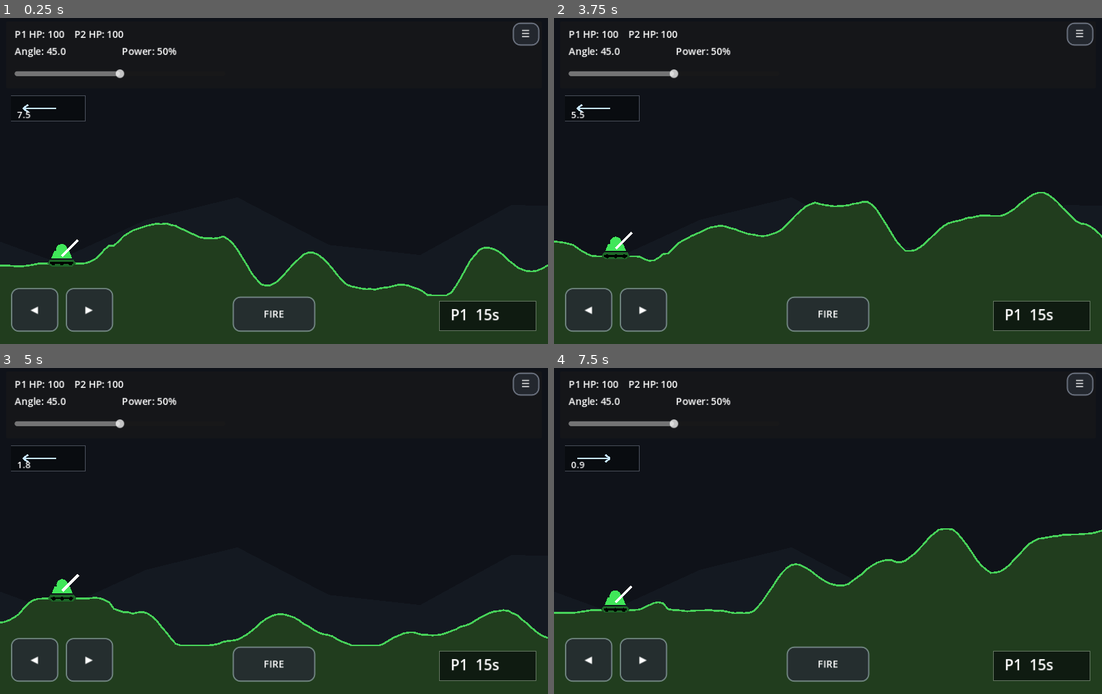
Above: before the commit, frames 1-4 (two rows, left to right).
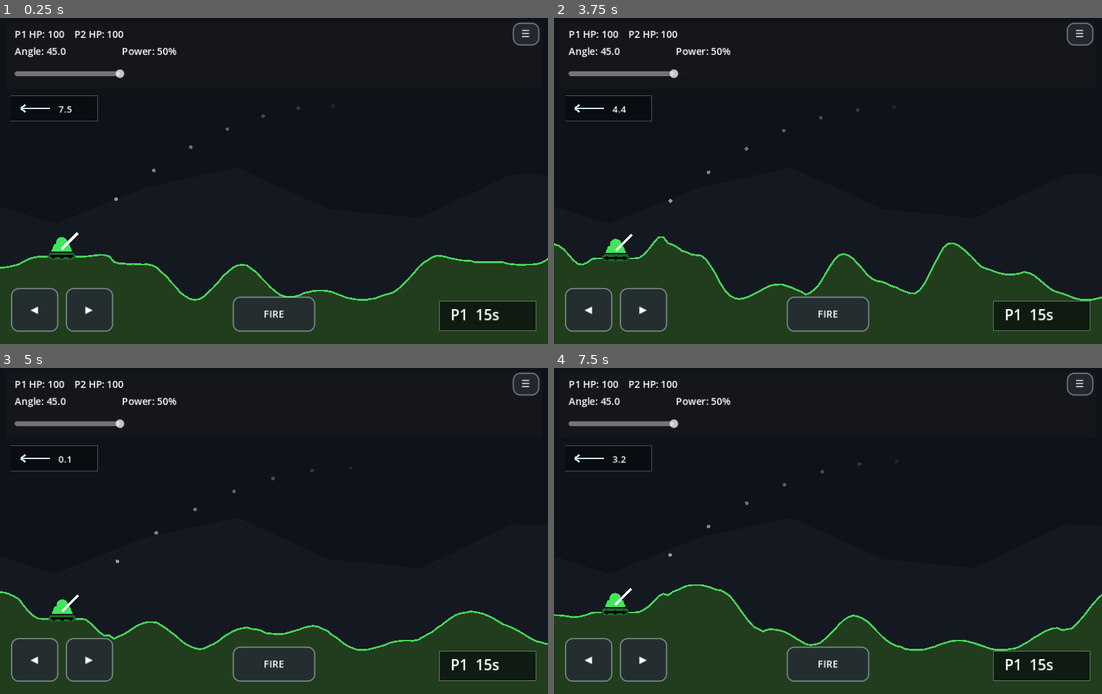
Above: after the commit, the same moments.

Repository: nwrowe/tilt-tanks
Game: Godot game, scene res://scenes/Main.tscn
Same seed, same stepped clock (60 frames per second), same inputs: the game is played once before the commit and once after it.
Inputs:
- Up to frame 1 (0.25 s): no input
- Up to frame 2 (3.75 s): click "☰" at 0.5 s; click "◀" at 1.25 s; click "▶" at 2 s; click "FIRE" at 2.75 s; click "Rematch" at 3.5 s
- Up to frame 3 (5 s): tap Enter (ui_accept) at 4.25, 4.52 s; hold Right from 4.28 s (still down); hold R from 4.28 s (still down)
- Up to frame 4 (7.5 s): release Right at 5.03 s; release R at 5.03 s; hold Down 5.03-5.78 s; tap Space at 5.1, 6.6 s; tap Enter (ui_accept) at 5.27, 6.77 s; hold Right 5.78-6.53 s; hold R 5.78-6.53 s; hold Up 6.53-7.28 s; hold Left from 7.28 s (still down); hold R from 7.28 s (still down)

The runs differ from the first frame. In frame 1, 7.2% of the frame differs, in the area x 0-100%, y 23-87%; in frame 2, 15%; in frame 3, 4.2%; in frame 4, 17%.

Commit message:
Use stable tweaks script

Diff:
--- a/scenes/Main.tscn
+++ b/scenes/Main.tscn
@@ -1,6 +1,6 @@
 [gd_scene load_steps=2 format=3 uid="uid://tilttanksmain"]
 
-[ext_resource type="Script" path="res://scripts/MainStablePowerPercent.gd" id="1_main"]
+[ext_resource type="Script" path="res://scripts/MainStableTweaks.gd" id="1_main"]
 
 [node name="Main" type="Node2D"]
 script = ExtResource("1_main")
